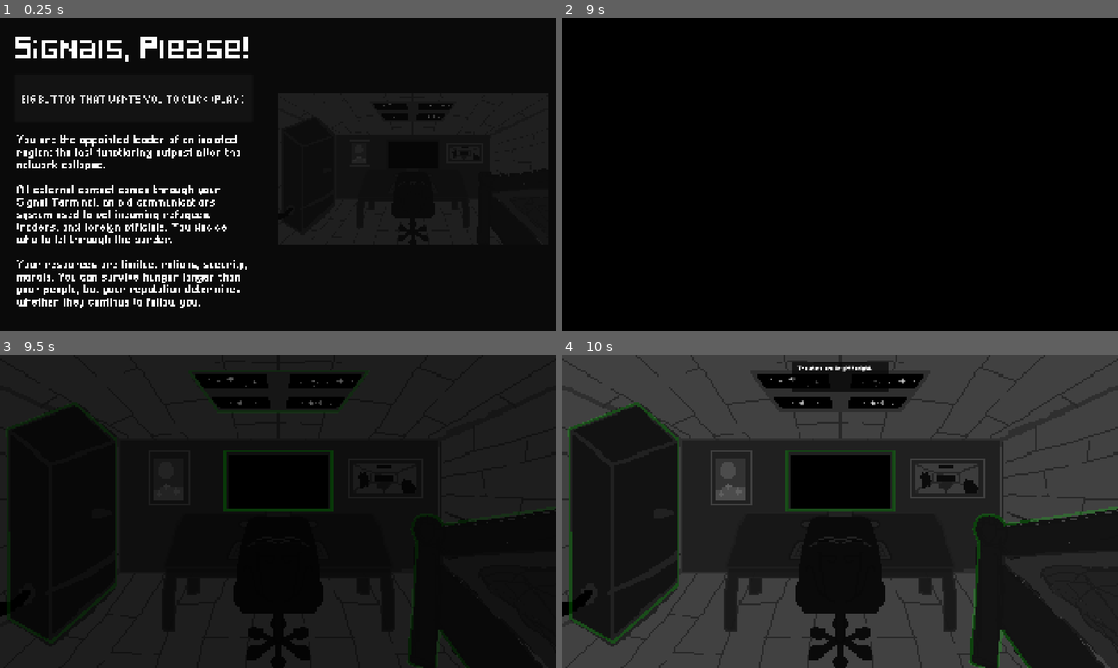
Above: before the commit, frames 1-4 (two rows, left to right).
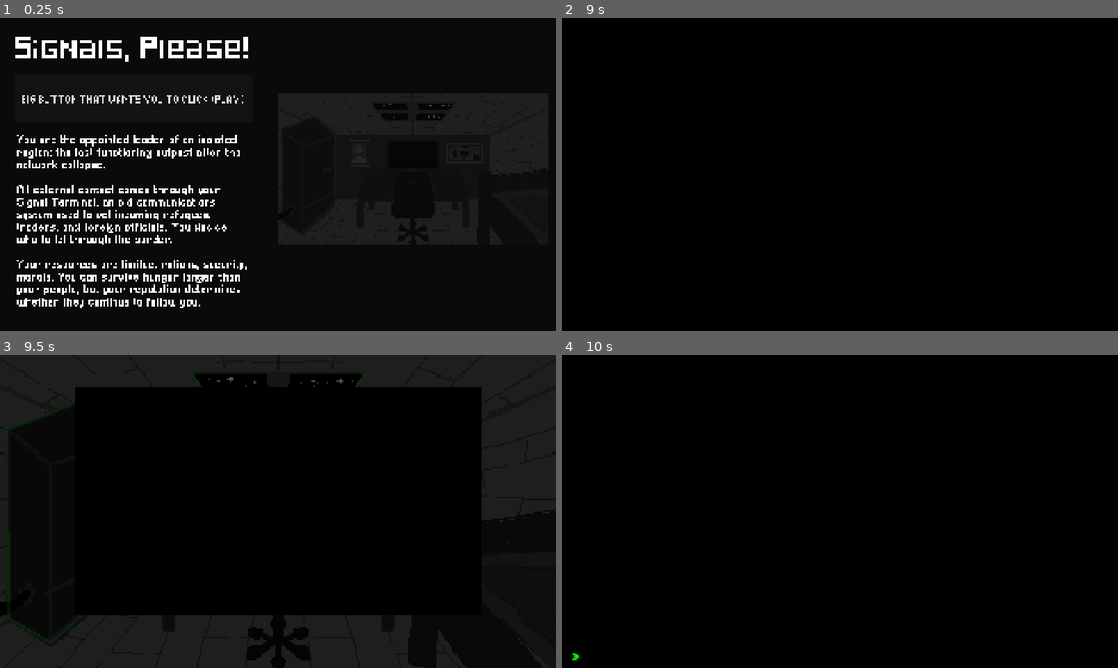
Above: after the commit, the same moments.

Repository: vempr/signals-please
Game: Godot game, scene res://scenes/main_menu.tscn
Two runs of this game, one before a commit and one after it. Both use one fixed random seed, a clock stepped at 60 frames per second and the inputs below.
Inputs (mouse positions are in pixels of both pictures, inside the frame that each line leads up to):
- Up to frame 1 (0.25 s): no input
- Up to frame 2 (9 s): click "BIG BUTTON THAT WANTS YOU TO …" at 0.5 s; click "BIG BUTTON THAT WANTS YOU TO …" at 1.25 s; click "BIG BUTTON THAT WANTS YOU TO …" at 2 s; tap Enter at 2.75, 4.25, 5.75 s; move the mouse to (962, 158) at 2.77 s; click (962, 158) at 2.85 s; tap Space at 3.5, 5, 6.5 s; move the mouse to (728, 190) at 3.52 s; click (728, 190) at 3.6 s; move the mouse to (895, 105) at 4.27 s; click (895, 105) at 4.35 s; move the mouse to (812, 237) at 5.02 s; click (812, 237) at 5.1 s; move the mouse to (1006, 221) at 5.77 s; click (1006, 221) at 5.85 s; tap Escape (unfocus, bound only after the commit) at 6.4 s; move the mouse to (673, 127) at 6.52 s; click (673, 127) at 6.6 s; move the mouse to (867, 174) at 7.27 s; click (867, 174) at 7.35 s; move the mouse to (756, 96) at 8.02 s; click (756, 96) at 8.1 s; move the mouse to (840, 174) at 8.77 s; click (840, 174) at 8.85 s
- Up to frame 3 (9.5 s): no input
- Up to frame 4 (10 s): move the mouse to (840, 392) at 9.52 s; click (840, 392) at 9.6 s

Frames 1-2 are identical in both runs. In frame 3, 17% of the frame differs, in the area x 13-87%, y 10-84%; in frame 4, 66%, in the area x 0-100%, y 0-100%.

Commit message:
ingame terminal using RichTextLabel

Diff:
--- a/project.godot
+++ b/project.godot
@@ -41,6 +41,11 @@
 "events": [Object(InputEventMouseButton,"resource_local_to_scene":false,"resource_name":"","device":-1,"window_id":0,"a …(253 unchanged characters)…
 ]
 }
+unfocus={
+"deadzone": 0.2,
+"events": [Object(InputEventKey,"resource_local_to_scene":false,"resource_name":"","device":-1,"window_id":0,"alt_pressed":false,"shift_pressed":false,"ctrl_pressed":false,"meta_pressed":false,"pressed":false,"keycode":0,"physical_keycode":4194305,"key_label":0,"unicode":0,"location":0,"echo":false,"script":null)
+]
+}
 
 [rendering]
 
--- a/scenes/game.tscn
+++ b/scenes/game.tscn
@@ -1,10 +1,12 @@
-[gd_scene load_steps=11 format=3 uid="uid://6n1jus564k5r"]
-
-[ext_resource type="Script" uid="uid://ds3swgv6c3agv" path="res://scenes/game.gd" id="1_iywne"]
+[gd_scene load_steps=17 format=3 uid="uid://6n1jus564k5r"]
+
+[ext_resource type="Script" uid="uid://ds3swgv6c3agv" path="res://scripts/game.gd" id="1_iywne"]
 [ext_resource type="PackedScene" uid="uid://ya74x22r2oq" path="res://scenes/hover_message.tscn" id="1_lnu2h"]
 [ext_resource type="Texture2D" uid="uid://c0hlw0e2d107l" path="res://assets/images/bg.png" id="1_uwrxv"]
 [ext_resource type="Script" uid="uid://b1f27bwcpxp5q" path="res://scripts/hover.gd" id="1_yqjtg"]
 [ext_resource type="AudioStream" uid="uid://b2cj4fxkshutk" path="res://assets/sfx/eat.wav" id="4_lbhrr"]
+[ext_resource type="Script" uid="uid://ced1cvx7qs54e" path="res://scripts/computer.gd" id="6_p57ef"]
+[ext_resource type="PackedScene" uid="uid://ca1qwxe2wemin" path="res://scenes/terminal.tscn" id="7_u5sy4"]
 
 [sub_resource type="RectangleShape2D" id="RectangleShape2D_iywne"]
 size = Vector2(423, 150)
@@ -20,6 +22,94 @@
 
 [sub_resource type="RectangleShape2D" id="RectangleShape2D_0tnpc"]
 size = Vector2(105.5, 13.8333)
+
+[sub_resource type="Animation" id="Animation_p57ef"]
+tracks/0/type = "value"
+tracks/0/imported = false
+tracks/0/enabled = true
+tracks/0/path = NodePath(".:size")
+tracks/0/interp = 2
+tracks/0/loop_wrap = true
+tracks/0/keys = {
+"times": PackedFloat32Array(0, 1),
+"transitions": PackedFloat32Array(1, 1),
+"update": 0,
+"values": [Vector2(348, 186), Vector2(1920, 1080)]
+}
+tracks/1/type = "value"
+tracks/1/imported = false
+tracks/1/enabled = true
+tracks/1/path = NodePath(".:position")
+tracks/1/interp = 2
+tracks/1/loop_wrap = true
+tracks/1/keys = {
+"times": PackedFloat32Array(0, 1),
+"transitions": PackedFloat32Array(1, 1),
+"update": 0,
+"values": [Vector2(786, 342), Vector2(0, 0)]
+}
+
+[sub_resource type="Animation" id="Animation_iywne"]
+resource_name = "new_animation"
+tracks/0/type = "value"
+tracks/0/imported = false
+tracks/0/enabled = true
+tracks/0/path = NodePath(".:size")
+tracks/0/interp = 2
+tracks/0/loop_wrap = true
+tracks/0/keys = {
+"times": PackedFloat32Array(0, 1),
+"transitions": PackedFloat32Array(1, 1),
+"update": 0,
+"values": [Vector2(348, 186), Vector2(1920, 1080)]
+}
+tracks/1/type = "value"
+tracks/1/imported = false
+tracks/1/enabled = true
+tracks/1/path = NodePath(".:position")
+tracks/1/interp = 2
+tracks/1/loop_wrap = true
+tracks/1/keys = {
+"times": PackedFloat32Array(0, 1),
+"transitions": PackedFloat32Array(1, 1),
+"update": 0,
+"values": [Vector2(786, 342), Vector2(0, 0)]
+}
+
+[sub_resource type="Animation" id="Animation_u5sy4"]
+resource_name = "out"
+length = 0.5
+tracks/0/type = "value"
+tracks/0/imported = false
+tracks/0/enabled = true
+tracks/0/path = NodePath(".:size")
+tracks/0/interp = 2
+tracks/0/loop_wrap = true
+tracks/0/keys = {
+"times": PackedFloat32Array(0, 0.5),
+"transitions": PackedFloat32Array(1, 1),
+"update": 0,
+"values": [Vector2(1920, 1080), Vector2(348, 186)]
+}
+tracks/1/type = "value"
+tracks/1/imported = false
+tracks/1/enabled = true
+tracks/1/path = NodePath(".:position")
+tracks/1/interp = 2
+tracks/1/loop_wrap = true
+tracks/1/keys = {
+"times": PackedFloat32Array(0, 0.5),
+"transitions": PackedFloat32Array(1, 1),
+"update": 0,
+"values": [Vector2(0, 0), Vector2(786, 342)]
+}
+
+[sub_resource type="AnimationLibrary" id="AnimationLibrary_p57ef"]
+_data = {
+&"RESET": SubResource("Animation_p57ef"),
+&"in": SubResource("Animation_iywne"),
+&"out": SubResource("Animation_u5sy4")
+}
 
 [node name="Game" type="Node2D"]
 script = ExtResource("1_iywne")
@@ -122,9 +212,32 @@
 volume_db = -5.0
 pitch_scale = 0.9
 
+[node name="Computer" type="CanvasLayer" parent="."]
+unique_name_in_owner = true
+visible = false
+script = ExtResource("6_p57ef")
+
+[node name="BlackCR" type="ColorRect" parent="Computer"]
+offset_left = 786.0
+offset_top = 342.0
+offset_right = 1134.0
+offset_bottom = 528.0
+color = Color(0, 0, 0, 1)
+
+[node name="Zoom" type="AnimationPlayer" parent="Computer/BlackCR"]
+unique_name_in_owner = true
+libraries = {
+&"": SubResource("AnimationLibrary_p57ef")
+}
+
+[node name="Terminal" parent="Computer" instance=ExtResource("7_u5sy4")]
+unique_name_in_owner = true
+
+[connection signal="exit_computer" from="." to="Computer" method="_on_game_exit_computer"]
 [connection signal="display_message" from="Hover" to="HoverMessage" method="_on_hover_display_message"]
 [connection signal="hide_message" from="Hover" to="HoverMessage" method="_on_hover_hide_message"]
 [connection signal="progress" from="Hover" to="." method="_on_hover_progress"]
+[connection signal="trigger_computer" from="Hover" to="Computer" method="_on_hover_trigger_computer"]
 [connection signal="input_event" from="Hover/Areas/FridgeHoverArea" to="Hover" method="_on_fridge_hover_area_input_event"]
 [connection signal="mouse_entered" from="Hover/Areas/FridgeHoverArea" to="Hover" method="_on_fridge_hover_area_mouse_entered"]
 [connection signal="mouse_exited" from="Hover/Areas/FridgeHoverArea" to="Hover" method="_on_fridge_hover_area_mouse_exited"]
@@ -135,3 +248,6 @@
 [connection signal="input_event" from="Hover/Areas/BedHoverArea" to="Hover" method="_on_bed_hover_area_input_event"]
 [connection signal="mouse_entered" from="Hover/Areas/BedHoverArea" to="Hover" method="_on_bed_hover_area_mouse_entered"]
 [connection signal="mouse_exited" from="Hover/Areas/BedHoverArea" to="Hover" method="_on_bed_hover_area_mouse_exited"]
+[connection signal="in_computer" from="Computer" to="." method="_on_computer_in_computer"]
+[connection signal="in_computer" from="Computer" to="Computer/Terminal" method="_on_computer_in_computer"]
+[connection signal="animation_finished" from="Computer/BlackCR/Zoom" to="Computer" method="_on_zoom_animation_finished"]
--- /dev/null
+++ b/scenes/terminal.tscn
@@ -0,0 +1,69 @@
+[gd_scene load_steps=5 format=3 uid="uid://ca1qwxe2wemin"]
+
+[ext_resource type="Script" uid="uid://bc4pu2rtu8n1w" path="res://scripts/terminal.gd" id="1_m430i"]
+[ext_resource type="FontFile" uid="uid://cbi6qc2w2chwv" path="res://assets/fonts/Pixellari.ttf" id="2_sy66w"]
+
+[sub_resource type="StyleBoxFlat" id="StyleBoxFlat_sy66w"]
+bg_color = Color(0.6, 0.6, 0.6, 0)
+
+[sub_resource type="StyleBoxFlat" id="StyleBoxFlat_vs6ym"]
+bg_color = Color(0.6, 0.6, 0.6, 0)
+
+[node name="Terminal" type="Node2D"]
+script = ExtResource("1_m430i")
+
+[node name="Arrow" type="Label" parent="."]
+unique_name_in_owner = true
+offset_left = 33.0
+offset_top = 1018.0
+offset_right = 65.0
+offset_bottom = 1065.0
+theme_override_colors/font_color = Color(0, 1, 0, 1)
+theme_override_fonts/font = ExtResource("2_sy66w")
+theme_override_font_sizes/font_size = 46
+text = ">"
+vertical_alignment = 2
+
+[node name="PlayerInput" type="LineEdit" parent="."]
+unique_name_in_owner = true
+offset_left = 73.0
+offset_top = 1012.0
+offset_right = 1882.0
+offset_bottom = 1070.0
+theme_override_colors/clear_button_color_pressed = Color(0, 0, 0, 0)
+theme_override_colors/clear_button_color = Color(0, 0, 0, 0)
+theme_override_colors/selection_color = Color(0, 0, 0, 0)
+theme_override_colors/caret_color = Color(0, 1, 0, 1)
+theme_override_colors/font_placeholder_color = Color(0, 0, 0, 0)
+theme_override_colors/font_outline_color = Color(0, 0, 0, 0)
+theme_override_colors/font_selected_color = Color(0, 0, 0, 0)
+theme_override_colors/font_uneditable_color = Color(0, 0, 0, 0)
+theme_override_colors/font_color = Color(0, 1, 0, 1)
+theme_override_fonts/font = ExtResource("2_sy66w")
+theme_override_font_sizes/font_size = 49
+theme_override_styles/focus = SubResource("StyleBoxFlat_sy66w")
+theme_override_styles/normal = SubResource("StyleBoxFlat_vs6ym")
+text = "dwd"
+max_length = 50
+keep_editing_on_text_submit = true
+caret_blink = true
+caret_force_displayed = true
+
+[node name="Text" type="RichTextLabel" parent="."]
+unique_name_in_owner = true
+offset_left = 33.0
+offset_top = -967.0
+offset_right = 1896.0
+offset_bottom = 995.0
+theme_override_fonts/normal_font = ExtResource("2_sy66w")
+theme_override_fonts/italics_font = ExtResource("2_sy66w")
+theme_override_fonts/bold_italics_font = ExtResource("2_sy66w")
+theme_override_fonts/bold_font = ExtResource("2_sy66w")
+theme_override_font_sizes/bold_italics_font_size = 35
+theme_override_font_sizes/italics_font_size = 35
+theme_override_font_sizes/normal_font_size = 35
+theme_override_font_sizes/bold_font_size = 35
+bbcode_enabled = true
+vertical_alignment = 2
+
+[connection signal="text_submitted" from="PlayerInput" to="." method="_on_player_input_text_submitted"]
--- /dev/null
+++ b/scripts/computer.gd
@@ -0,0 +1,31 @@
+extends CanvasLayer
+
+signal in_computer
+
+# Called when the node enters the scene tree for the first time.
+func _ready() -> void:
+	%Terminal.visible = false
+	visible = false
+
+
+# Called every frame. 'delta' is the elapsed time since the previous frame.
+func _process(delta: float) -> void:
+	pass
+
+
+func _on_hover_trigger_computer() -> void:
+	visible = true
+	%Zoom.play("in")
+
+
+func _on_zoom_animation_finished(anim_name: StringName) -> void:
+	if anim_name == "out":
+		visible = false
+	else:
+		%Terminal.visible = true
+		in_computer.emit()
+
+
+func _on_game_exit_computer() -> void:
+	%Terminal.visible = false
+	%Zoom.play("out")
--- a/scenes/game.gd
+++ b/scripts/game.gd
@@ -1,16 +1,25 @@
 extends Node2D
+
+signal exit_computer
+
+var can_exit_computer := false
 
 
 func _ready() -> void:
 	GAME_STATE.day_finished = false
 
 
-# Called every frame. 'delta' is the elapsed time since the previous frame.
 func _process(delta: float) -> void:
-	pass
+	if can_exit_computer && Input.is_action_just_pressed("unfocus"):
+		can_exit_computer = false
+		exit_computer.emit()
 
 
 func _on_hover_progress() -> void:
 	GAME_STATE.day += 1
 	await Fade.fade_out().finished
 	get_tree().change_scene_to_file("res://scenes/transition_scene.tscn")
+
+
+func _on_computer_in_computer() -> void:
+	can_exit_computer = true
--- a/scripts/hover.gd
+++ b/scripts/hover.gd
@@ -3,6 +3,7 @@
 signal display_message(message: String)
 signal hide_message
 signal progress
+signal trigger_computer
 
 var visible_message = null
 var seen_window := false
@@ -105,11 +106,12 @@
 
 func _on_computer_hover_area_input_event(_viewport: Node, _event: InputEvent, _shape_idx: int) -> void:
 	if Input.is_action_just_pressed("click") && GAME_STATE.day_finished == false:
-		GAME_STATE.day_finished = true
-		%BedLine.modulate.a = 0.2
+		# GAME_STATE.day_finished = true
+		# %BedLine.modulate.a = 0.2
+		trigger_computer.emit()
 
 
 func _on_bed_hover_area_input_event(_viewport: Node, _event: InputEvent, _shape_idx: int) -> void:
 	if Input.is_action_just_pressed("click") && GAME_STATE.day_finished == true:
+		progress.emit()
 		process_mode = Node.PROCESS_MODE_DISABLED
-		progress.emit()
--- /dev/null
+++ b/scripts/terminal.gd
@@ -0,0 +1,19 @@
+extends Node2D
+
+@onready var label := %PlayerInput
+var underscore_visible := true
+
+
+func _ready() -> void:
+	label.text = ""
+	label.grab_focus()
+
+
+func _on_player_input_text_submitted(new_text: String) -> void:
+	label.text = ""
+	%Text.text += "[color=green]> " + new_text + "[/color]" + "\n"
+
+
+func _on_computer_in_computer() -> void:
+	label.text = ""
+	label.grab_focus()
Not shown, added: scripts/computer.gd.uid
Renamed: scenes/game.gd.uid -> scripts/game.gd.uid
Not shown, added: scripts/terminal.gd.uid
